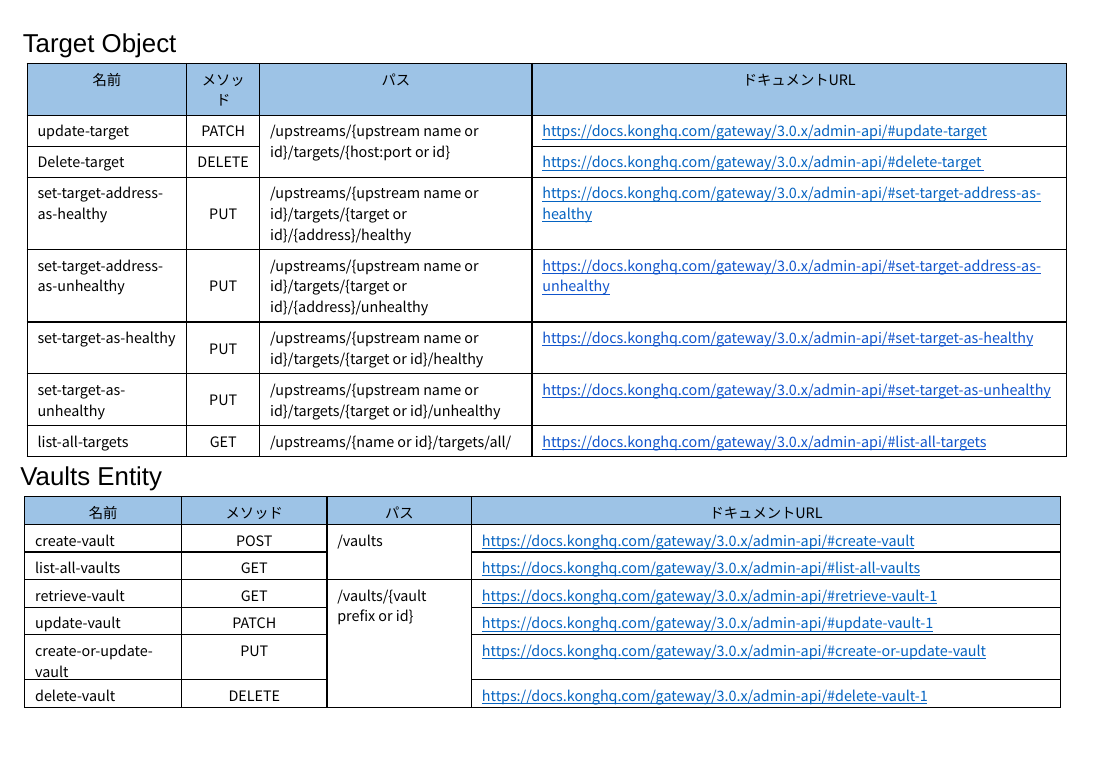
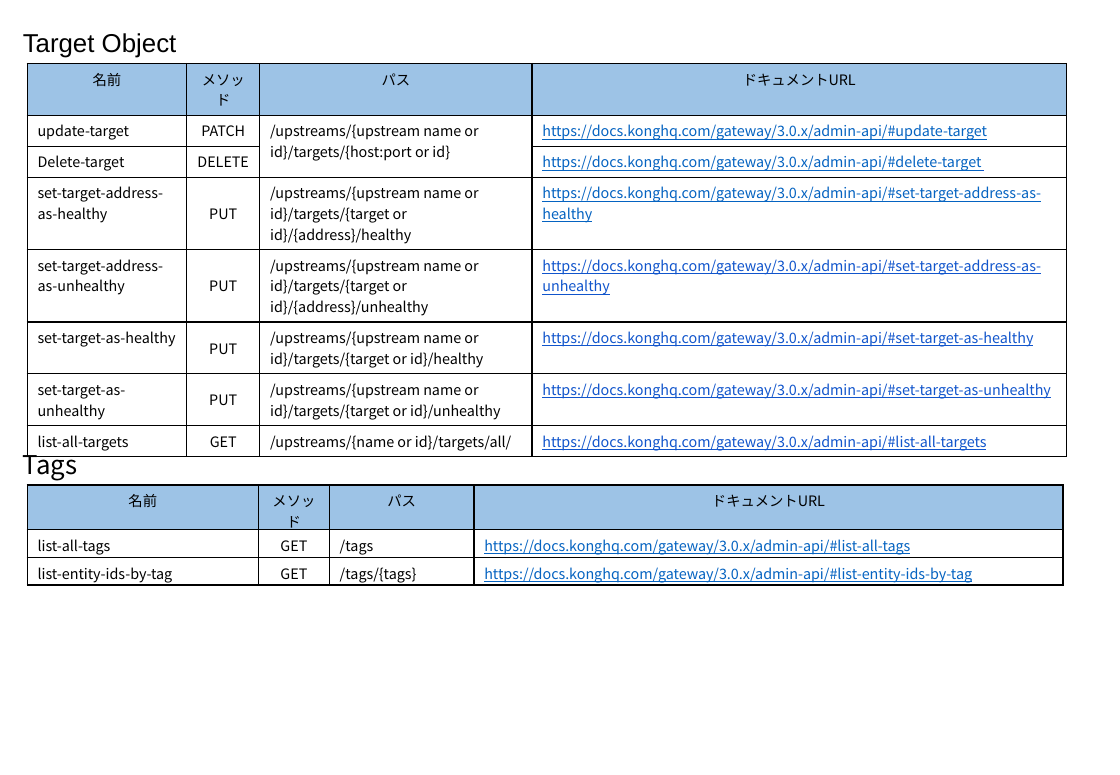
Before and after one commit to david3080/kongadminapi, a slide deck: slide 11 of KongAdminAPI.pptx (slide 12 before the commit). Drawn at 1120x775 pixels with LibreOffice and Linux fonts; fonts in the diff are those of the drawing. Boxes give left, top, right and bottom in pixels: in the first picture for what was removed or moved away, otherwise in the second. Text is boxed around its words. In the diff, an @@ line names an element or a change of style, - is before the commit and + after.

```diff
--- a/KongAdminAPI.pptx
+++ b/KongAdminAPI.pptx
@@ text added at (23,447,78,480), 18 pt, text #000000 @@
+Tags
@@ text removed at (20,466,162,491) @@
-Vaults Entity
@@ table at (27,485,1064,587) @@
-row 2: create-vault | POST | /vaults | https://docs.konghq.com/gateway/3.0.x/admin-api/#create-vault
-row 3: list-all-vaults | GET |  | https://docs.konghq.com/gateway/3.0.x/admin-api/#list-all-vaults
-row 4: retrieve-vault | GET | /vaults/{vault prefix or id} | https://docs.konghq.com/gateway/3.0.x/admin-api/#retrieve-vault-1
-row 5: update-vault | PATCH |  | https://docs.konghq.com/gateway/3.0.x/admin-api/#update-vault-1
-row 6: create-or-update-vault | PUT |  | https://docs.konghq.com/gateway/3.0.x/admin-api/#create-or-update-vault
-row 7: delete-vault | DELETE |  | https://docs.konghq.com/gateway/3.0.x/admin-api/#delete-vault-1
+row 2: list-all-tags | GET | /tags | https://docs.konghq.com/gateway/3.0.x/admin-api/#list-all-tags
+row 3: list-entity-ids-by-tag | GET | /tags/{tags} | https://docs.konghq.com/gateway/3.0.x/admin-api/#list-entity-ids-by-tag
@@ table: place and size @@
-table at (25,497,1062,709)
+table at (27,485,1064,587)
```
Also in this commit, not shown: 3 other slides changed, 2 other files.
